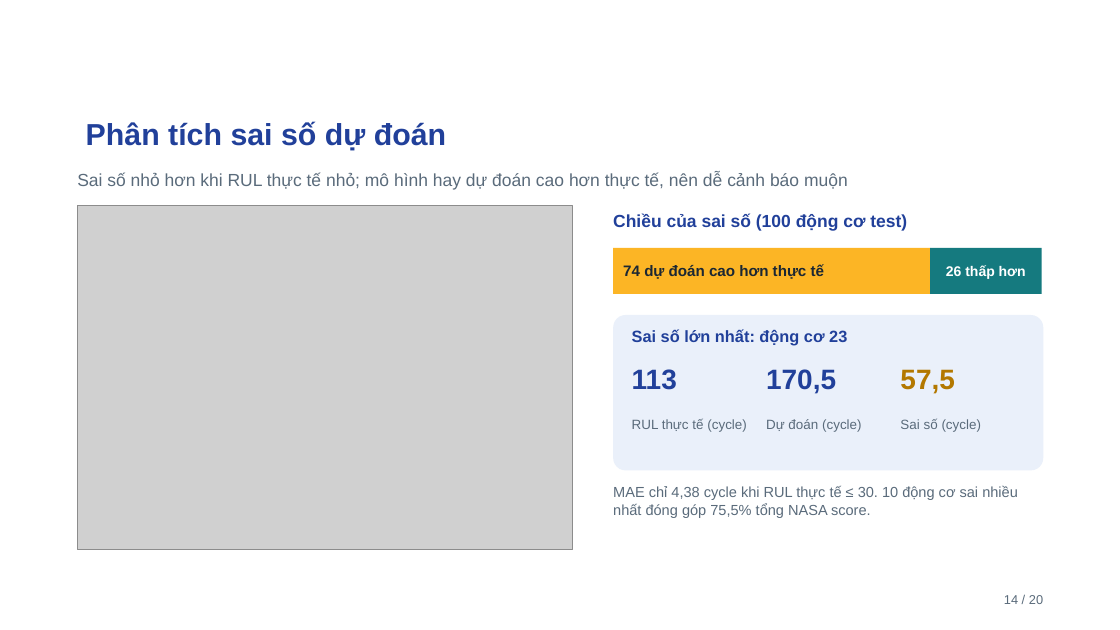
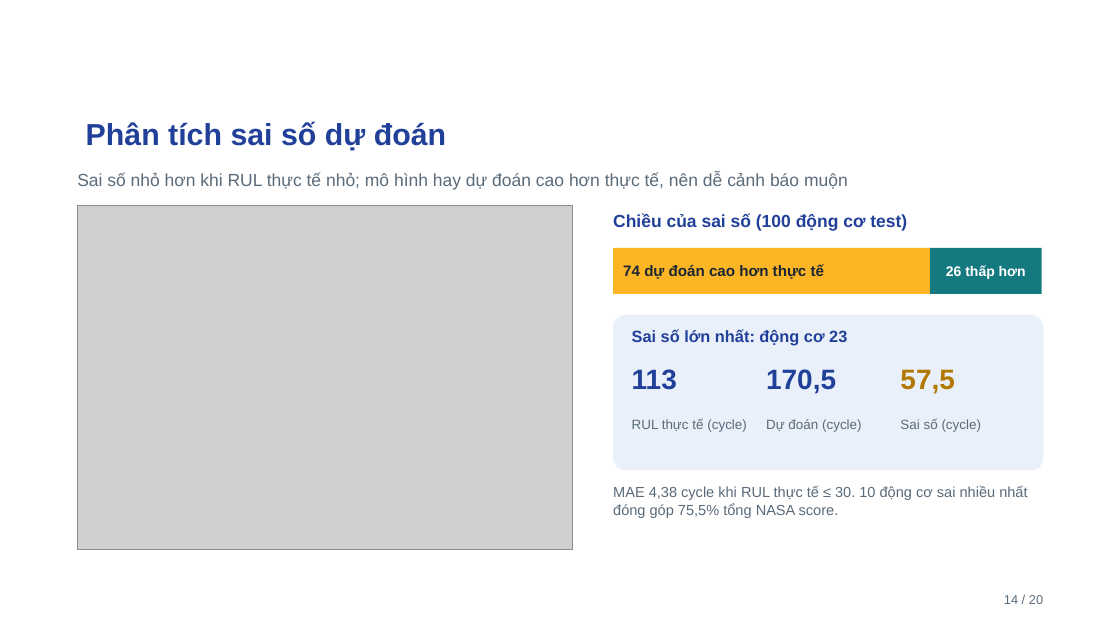
Before and after one commit to ti014/tinasa-cmapss-rul-prediction, a slide deck: slide 14 of slides/cmapss_fd001_presentation.pptx. Drawn at 1120x630 pixels with LibreOffice and Linux fonts; fonts in the diff are those of the drawing; grey boxes stand for pictures; background and template pictures are left out. Boxes give left, top, right and bottom in pixels: in the first picture for what was removed or moved away, otherwise in the second. Text is boxed around its words. In the diff, an @@ line names an element or a change of style, - is before the commit and + after.

```diff
--- a/slides/cmapss_fd001_presentation.pptx
+++ b/slides/cmapss_fd001_presentation.pptx
@@ text at box(613, 486, 1027, 518): text changed @@
-MAE chỉ 4,38 cycle khi RUL thực tế ≤ 30. 10 động cơ sai nhiều nhất đóng góp 75,5% tổng NASA score.
+MAE 4,38 cycle khi RUL thực tế ≤ 30. 10 động cơ sai nhiều nhất đóng góp 75,5% tổng NASA score.
```
Also in this commit, not shown: 6 other slides changed, 4 other files.
